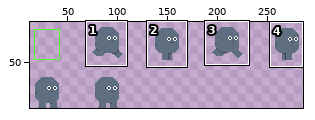
Sprite sheet -- Levevl/Assets/player_body_texture.png. Above: a wide view before the commit, with the close-up outlined.
Close-up. As it was:
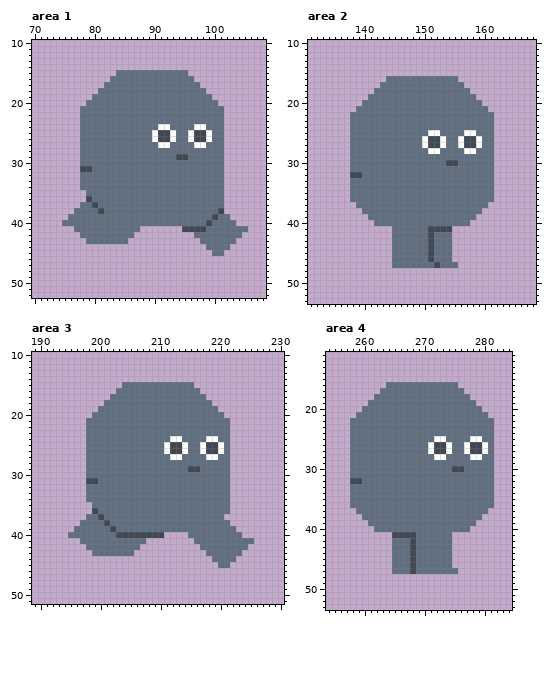
The file is 300x96 pixels. Shown: area 1: x 70..108, y 10..52; area 2: x 131..168, y 10..53; area 3: x 189..230, y 10..51; area 4: x 254..284, y 11..53. The wide view leaves out empty margins. The commit also changed other parts of the picture, which this record leaves out.
And afterwards:
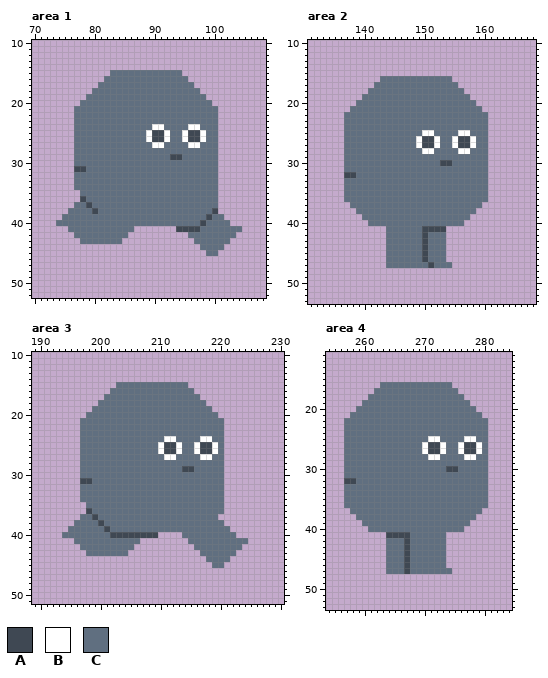
Palette (. is transparent): A #3f4853  B #ffffff  C #606f80
Edits made:
Changed rows in their new state; - is an unchanged pixel.
Area 1:
first column x 74:
15 ---------C-----------.----------
16 --------C-------------.---------
17 -------C---------------.--------
18 ------C-----------------.-------
19 -----C-------------------.------
20 ----C---------------------.-----
21 ---C-----------------------.----
22 ---C-----------------------.----
23 ---C-----------------------.----
24 ---C------------B-C---B-C--.----
25 ---C-----------BA-BC-BA-BC-.----
26 ---C-----------BA-BC-BA-BC-.----
27 ---C------------B-C---B-C--.----
28 ---C-----------------------.----
29 ---C---------------A-C-----.----
30 ---C-----------------------.----
31 ---A-C---------------------.----
32 ---C-----------------------.----
33 ---C-----------------------.----
34 ---C-----------------------.----
35 ----C----------------------.----
36 ----AC---------------------.----
37 ---C-AC--------------------.----
38 --C---AC------------------A.----
39 -C-----------------------AC-.---
40 C-----------------------AC---.--
41 --C----------.------A---C------.
42 ---C--------.---------C-------.-
43 ----C------.-----------C-----.--
44 ------------------------C---.---
45 -------------------------C-.----
Area 2:
first column x 137:
16 ------C-----------.------
17 -----C-------------.-----
18 ----C---------------.----
19 ---C-----------------.---
20 --C-------------------.--
21 -C---------------------.-
22 C-----------------------.
23 C-----------------------.
24 C-----------------------.
25 C------------B-C---B-C--.
26 C-----------BA-BC-BA-BC-.
27 C-----------BA-BC-BA-BC-.
28 C------------B-C---B-C--.
29 C-----------------------.
30 C---------------A-C-----.
31 C-----------------------.
32 A-C---------------------.
33 C-----------------------.
34 C-----------------------.
35 C-----------------------.
36 C-----------------------.
37 -C---------------------.-
38 --C-------------------.--
39 ---C-----------------.---
40 ----C---------------.----
41 -------C-----A---.-------
42 -------C-----AC--.-------
43 -------C-----AC--.-------
44 -------C-----AC--.-------
45 -------C-----AC--.-------
46 -------C-----AC--.-------
47 -------C------AC--.------
Area 3:
first column x 194:
15 ---------C-----------.----------
16 --------C-------------.---------
17 -------C---------------.--------
18 ------C-----------------.-------
19 -----C-------------------.------
20 ----C---------------------.-----
21 ---C-----------------------.----
22 ---C-----------------------.----
23 ---C-----------------------.----
24 ---C-------------B-C---B-C-.----
25 ---C------------BA-BC-BA-BC.----
26 ---C------------BA-BC-BA-BC.----
27 ---C-------------B-C---B-C-.----
28 ---C-----------------------.----
29 ---C----------------A-C----.----
30 ---C-----------------------.----
31 ---A-C---------------------.----
32 ---C-----------------------.----
33 ---C-----------------------.----
34 ---C-----------------------.----
35 ----C----------------------.----
36 ----AC---------------------.----
37 ---C-AC-------------------.-----
38 --C---AC-------------------.----
39 -C-----AC-------------------.---
40 C-------A-------.---C--------.--
41 --C----------.-------C---------.
42 ---C--------.---------C-------.-
43 ----C------.-----------C-----.--
44 ------------------------C---.---
45 -------------------------C-.----
Area 4:
first column x 257:
16 ------C-----------.------
17 -----C-------------.-----
18 ----C---------------.----
19 ---C-----------------.---
20 --C-------------------.--
21 -C---------------------.-
22 C-----------------------.
23 C-----------------------.
24 C-----------------------.
25 C-------------B-C---B-C-.
26 C------------BA-BC-BA-BC.
27 C------------BA-BC-BA-BC.
28 C-------------B-C---B-C-.
29 C-----------------------.
30 C----------------A-C----.
31 C-----------------------.
32 A-C---------------------.
33 C-----------------------.
34 C-----------------------.
35 C-----------------------.
36 C-----------------------.
37 -C---------------------.-
38 --C-------------------.--
39 ---C-----------------.---
40 ----C---------------.----
41 -------A---C-----.-------
42 -------C--AC-----.-------
43 -------C--AC-----.-------
44 -------C--AC-----.-------
45 -------C--AC-----.-------
46 -------C--AC-----.-------
47 -------C--AC------.------
Where, in picture pixels (left, top, right, bottom), the same in both close-ups:
changed: (56, 70, 116, 244)
changed: (146, 70, 248, 256)
erased: (122, 226, 140, 244)
changed: (344, 76, 392, 268)
changed: (416, 76, 494, 268)
changed: (62, 382, 254, 568)
changed: (344, 382, 416, 574)
changed: (422, 382, 494, 574)
